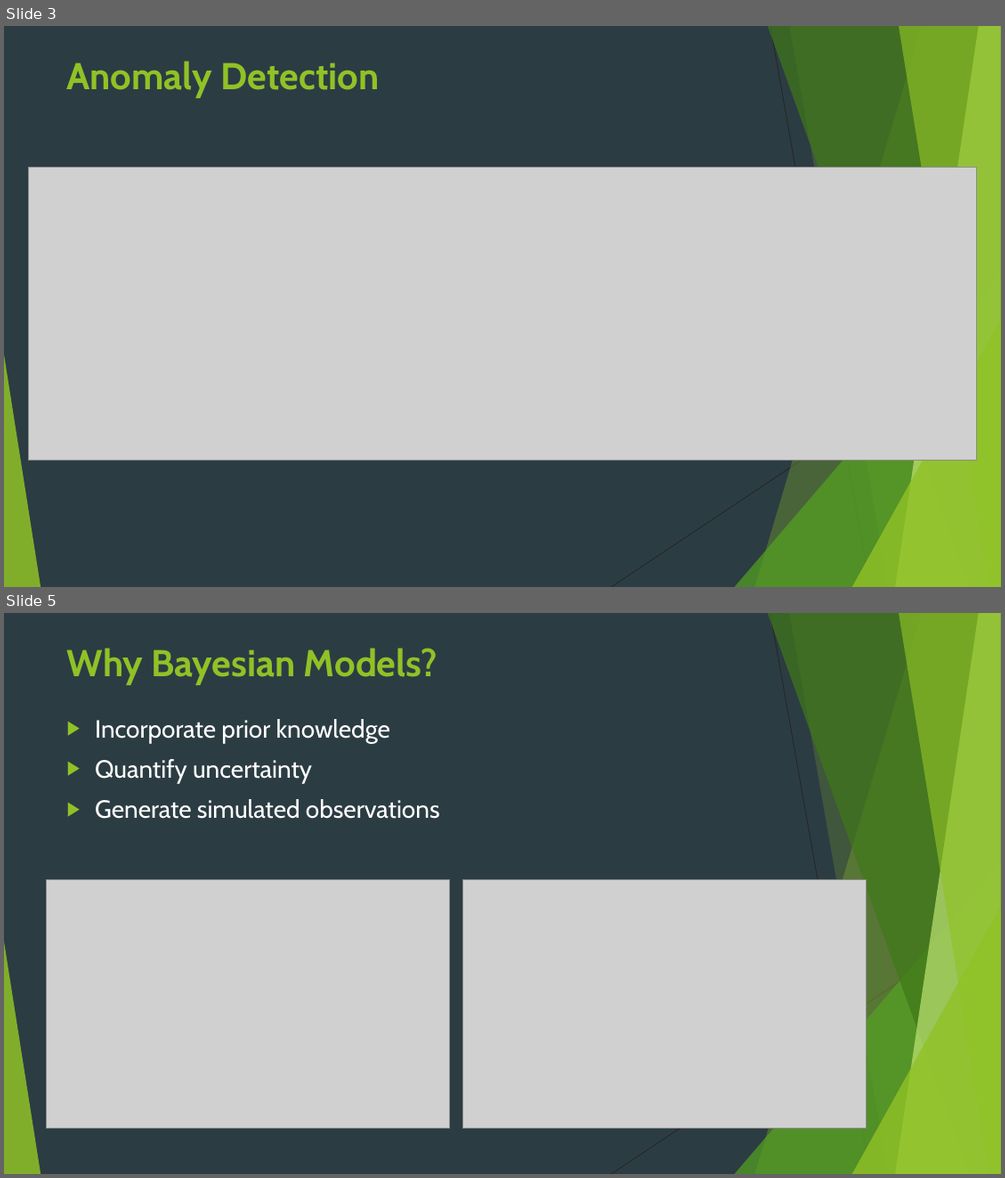
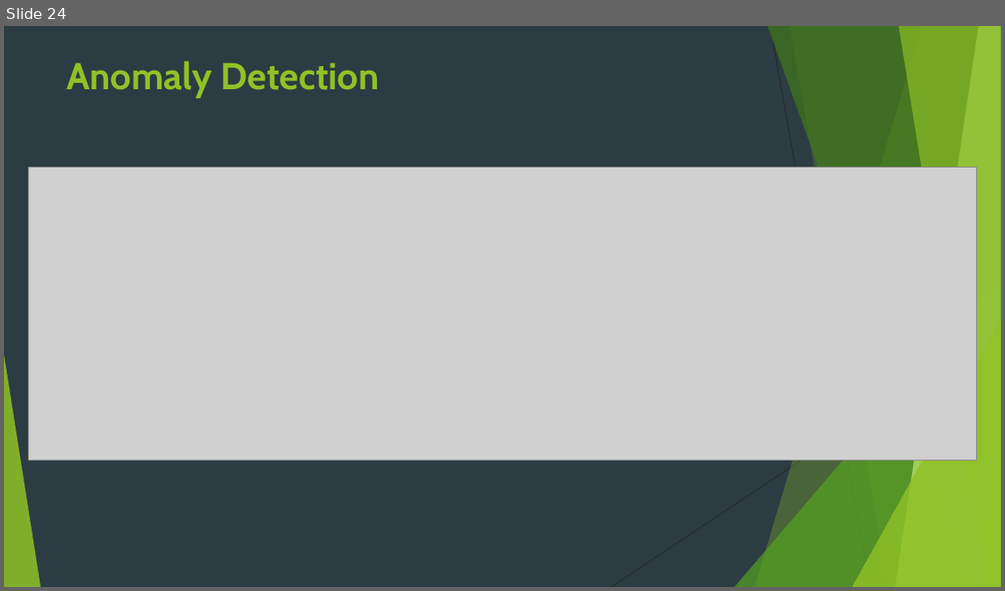
Before and after one commit to JBris/ml_pipeline, a slide deck: resources/ml_pipeline.pptx. Shown one above the other, each under a label of ours: slides 3 and 5 before the commit, slide 24 after it; the slides between them are not shown. The pictures are 1005x1178 and 1005x591 pixels, drawn with LibreOffice and Linux fonts; fonts in the diff are those of the drawing; grey boxes stand for pictures; background and template pictures are left out. Boxes give left, top, right and bottom in pixels: in the first picture for what was removed or moved away, otherwise in the second. Text is boxed around its words. In the diff, an @@ line names an element or a change of style, - is before the commit and + after.

```diff
--- a/resources/ml_pipeline.pptx
+++ b/resources/ml_pipeline.pptx
@@ slide 5 removed at [4,613,1001,1174], background #2C3C43; not listed: 10 template elements that a slide beside it also shows @@
@@ title removed at [67,648,437,685] @@
-Why Bayesian Models?
@@ text removed at [95,719,440,819] @@
-▶ Incorporate prior knowledge
-▶ Quantify uncertainty
-▶ Generate simulated observations
@@ picture removed at [47,879,450,1128] @@
@@ picture removed at [462,879,866,1128] @@
@@ what was slide 3 is now slide 24 @@
```
Also in this commit, not shown: 3 slides changed, 1 slide added.
